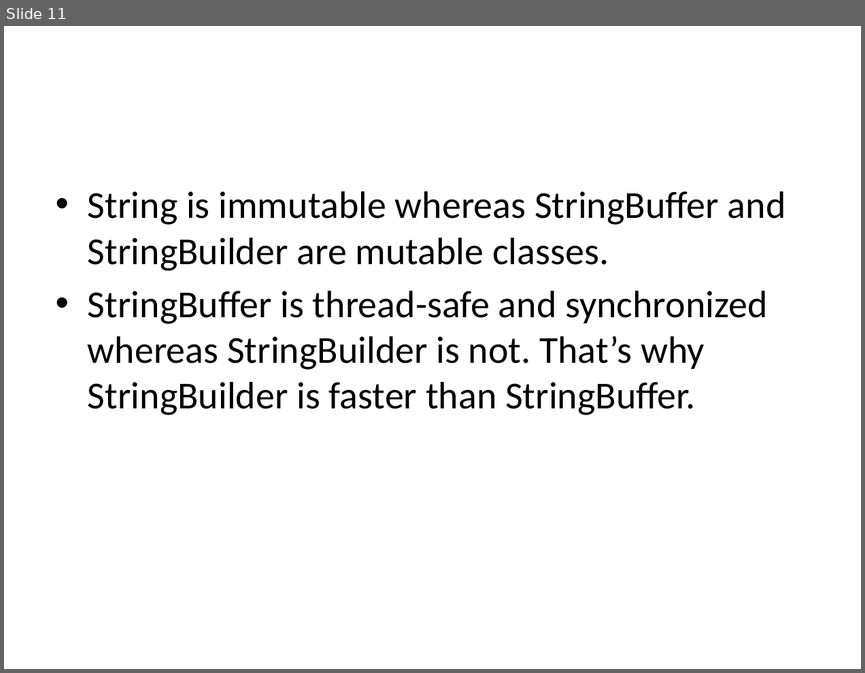
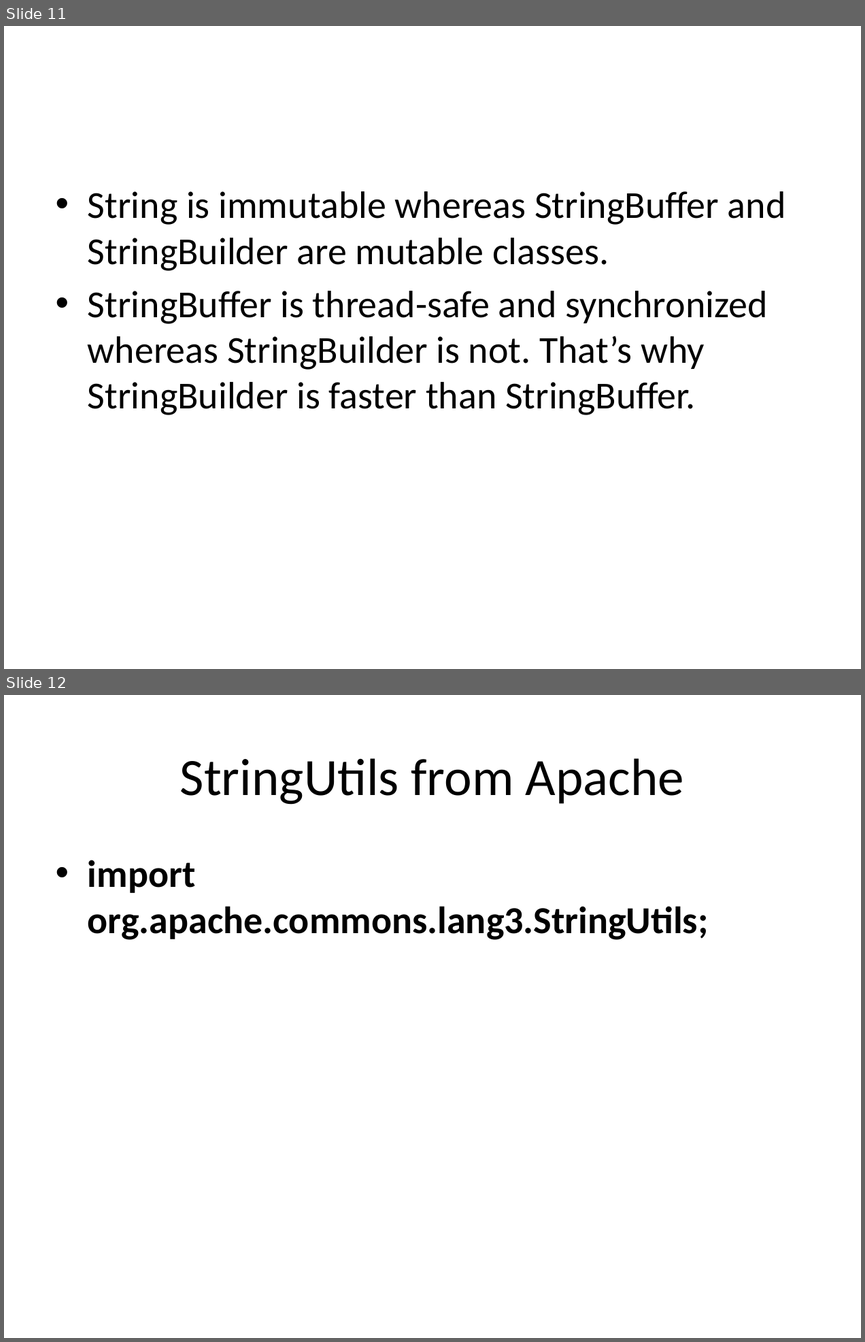
Before and after one commit to BesantJ2ee/Java_09_July_2022_10_30_Batch, a slide deck: PowerPoints/Modue_4/String_StringBuffer_StringBuilder.pptx. Shown one above the other, each under a label of ours: slide 11 before the commit, slides 11 and 12 after it. The pictures are 865x673 and 865x1342 pixels, drawn with LibreOffice and Linux fonts; fonts in the diff are those of the drawing. Boxes give left, top, right and bottom in pixels: in the first picture for what was removed or moved away, otherwise in the second. Text is boxed around its words. In the diff, an @@ line names an element or a change of style, - is before the commit and + after.

Commit message:
string string buffer, builder and utils

```diff
--- a/PowerPoints/Modue_4/String_StringBuffer_StringBuilder.pptx
+++ b/PowerPoints/Modue_4/String_StringBuffer_StringBuilder.pptx
@@ slide 12 added at (4, 695, 861, 1338), background #FFFFFF @@
@@ title added at (180, 758, 684, 804), 44 pt, text #000000 @@
+StringUtils from Apache
@@ text added at (88, 860, 708, 940), 32 pt, text #000000, bold @@
+• import org.apache.commons.lang3.StringUtils;
```
